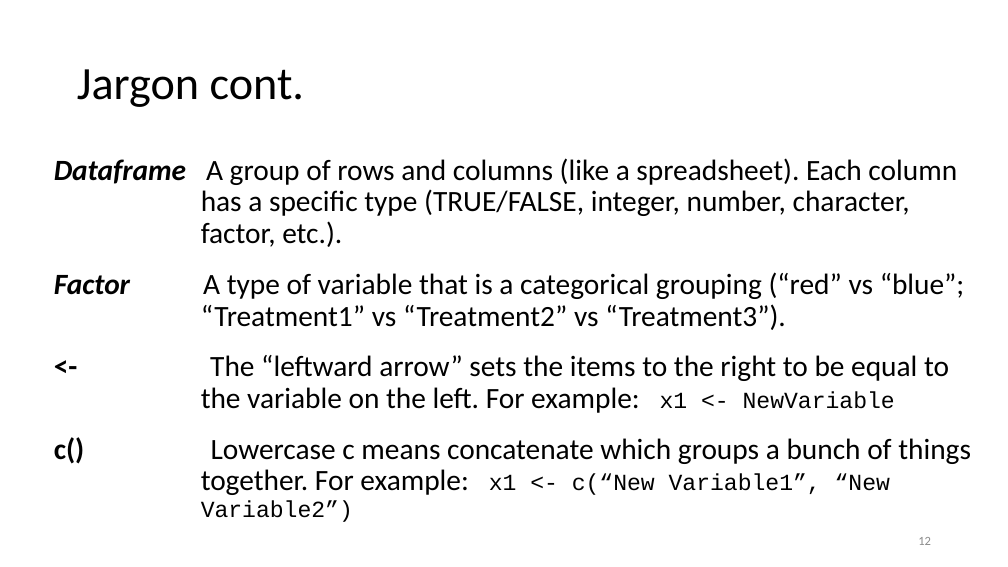
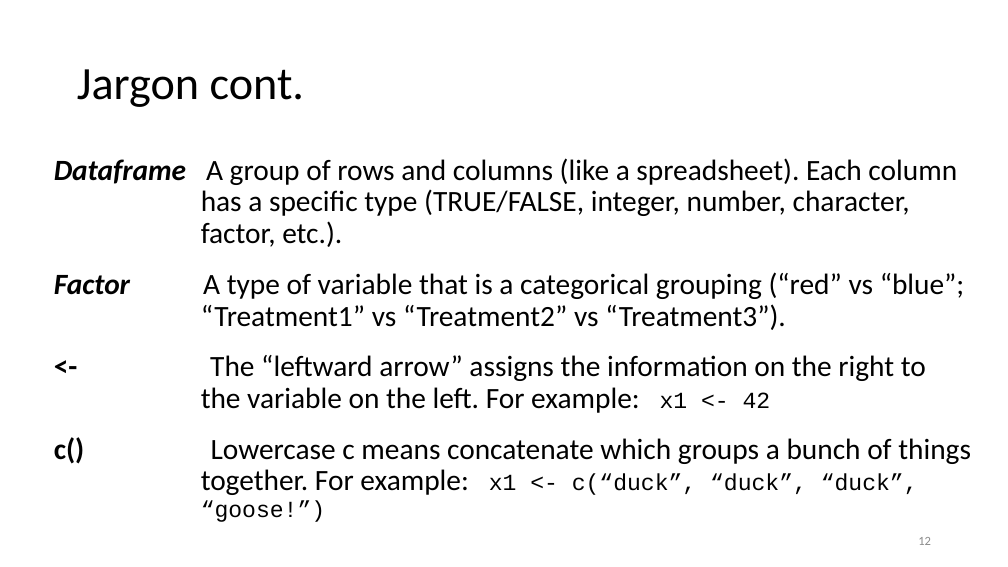
Before and after one commit to justinpriest/ADFG_R_Intro_Workshop, a slide deck: slide 12 of presentations/2 - About R and RStudio.pptx. Drawn at 1008x567 pixels with LibreOffice and Linux fonts; fonts in the diff are those of the drawing. Boxes give left, top, right and bottom in pixels: in the first picture for what was removed or moved away, otherwise in the second. Text is boxed around its words. In the diff, an @@ line names an element or a change of style, - is before the commit and + after.

```diff
--- a/presentations/2 - About R and RStudio.pptx
+++ b/presentations/2 - About R and RStudio.pptx
@@ text at [54,355,971,522]: text changed @@
-<- The “leftward arrow” sets the items to the right to be equal to the variable on the left. For example: x1 <- NewVariable
-c() Lowercase c means concatenate which groups a bunch of things together. For example: x1 <- c(“New Variable1”, “New Variable2”)
+<- The “leftward arrow” assigns the information on the right to the variable on the left. For example: x1 <- 42
+c() Lowercase c means concatenate which groups a bunch of things together. For example: x1 <- c(“duck”, “duck”, “duck”, “goose!”)
```
Also in this commit, not shown: 1 other file.
